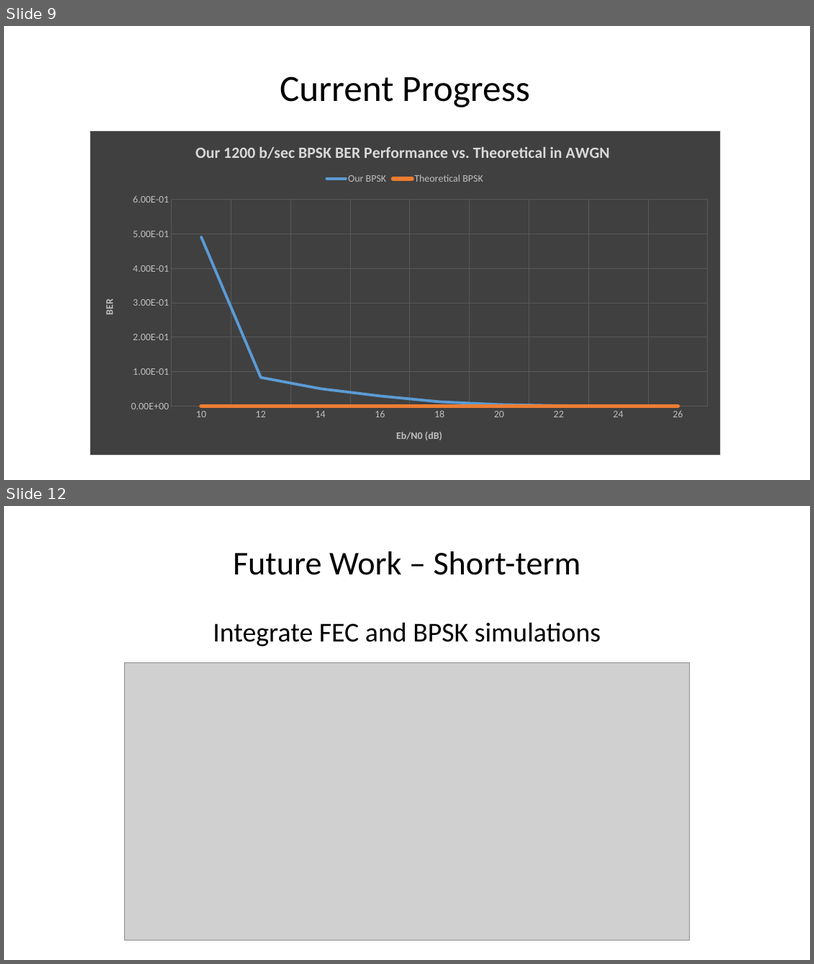
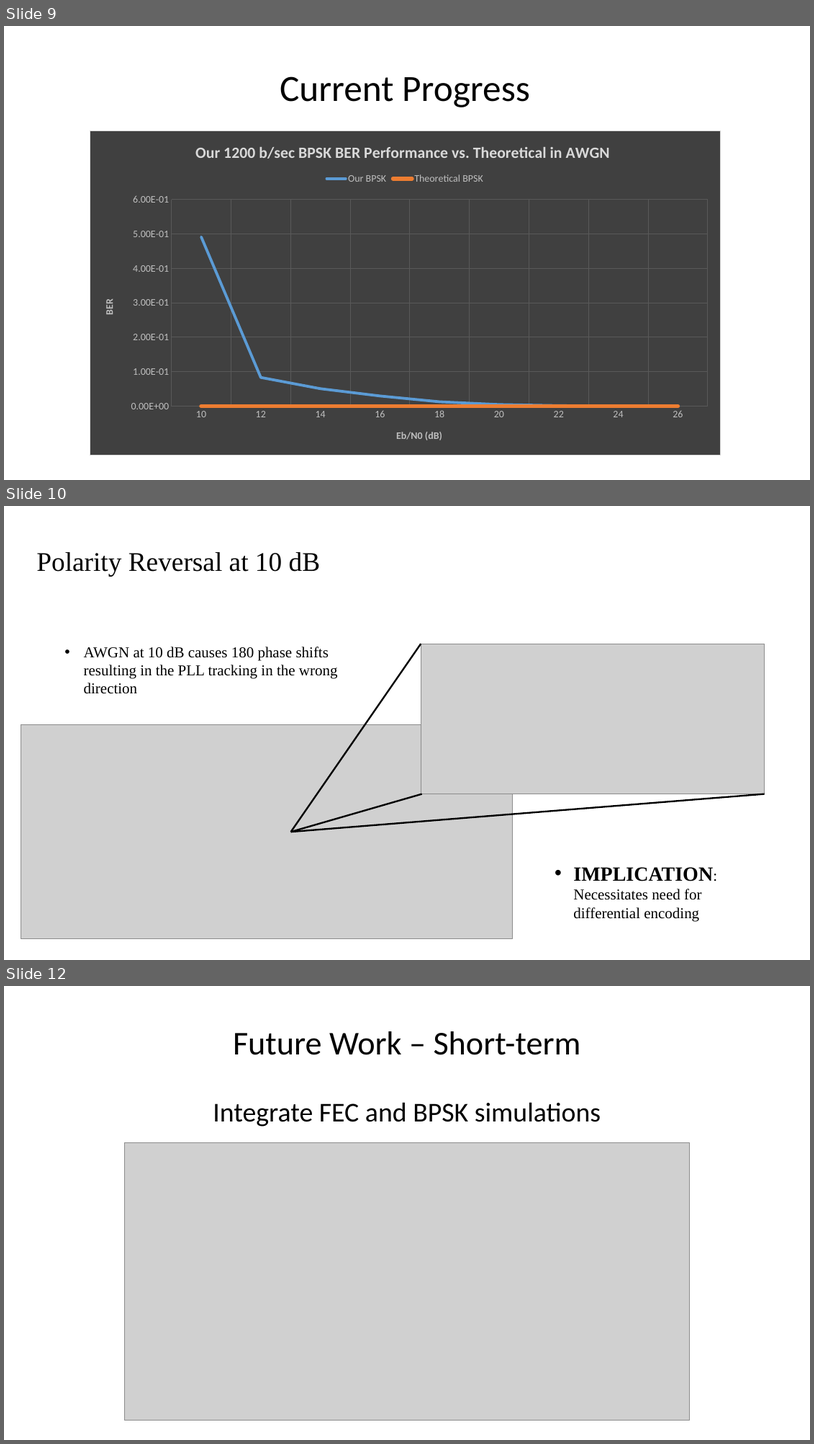
Before and after one commit to RadioInnovators/SD, a slide deck: Presentations/SD1/SD1_presentation.pptx. Shown one above the other, each under a label of ours: slides 9 and 12 before the commit, slides 9, 10 and 12 after it; the slides between them are not shown. The pictures are 814x964 and 814x1444 pixels, drawn with LibreOffice and Linux fonts; fonts in the diff are those of the drawing; grey boxes stand for pictures. Boxes give left, top, right and bottom in pixels: in the first picture for what was removed or moved away, otherwise in the second. Text is boxed around its words. In the diff, an @@ line names an element or a change of style, - is before the commit and + after.

```diff
--- a/Presentations/SD1/SD1_presentation.pptx
+++ b/Presentations/SD1/SD1_presentation.pptx
@@ slide 10 added at bbox=[4, 506, 810, 960], background #FFFFFF @@
@@ text added at bbox=[36, 552, 321, 576], 32 pt, text #000000 @@
+Polarity Reversal at 10 dB
@@ text added at bbox=[84, 646, 338, 694], 18 pt, text #000000 @@
+• AWGN at 10 dB causes 180 phase shifts resulting in the PLL tracking in the wrong direction
@@ line added from (422, 644) to (291, 831), #000000 2 pt @@
@@ picture added at bbox=[422, 644, 765, 794] @@
@@ picture added at bbox=[21, 725, 513, 939] @@
@@ line added from (422, 794) to (291, 831), #000000 2 pt @@
@@ line added from (765, 794) to (291, 831), #000000 2 pt @@
@@ text added at bbox=[574, 867, 713, 921], 18 pt, text #000000 @@
+• IMPLICATION: Necessitates need for differential encoding
```
Also in this commit, not shown: 1 slide changed, 1 other slide added, 2 slides removed.
